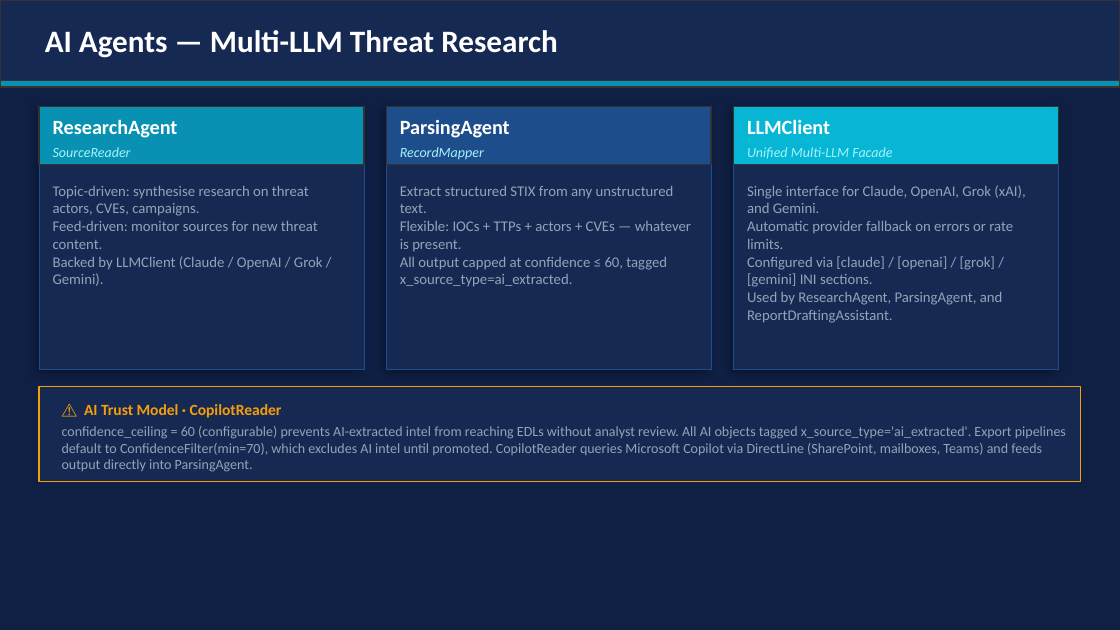
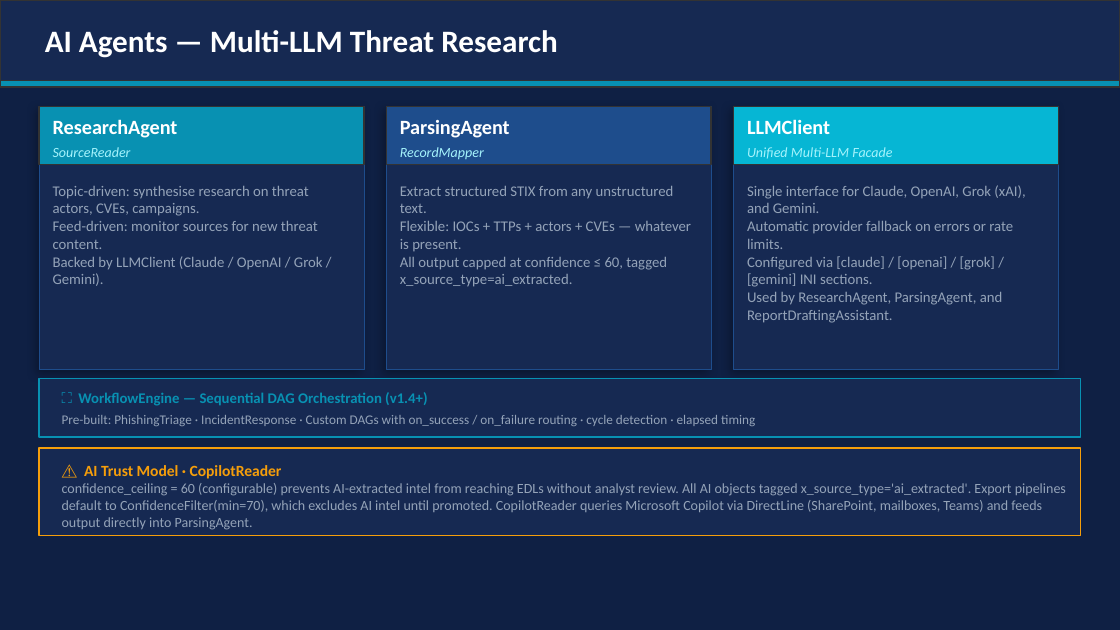
Before and after one commit to wrhalpin/GNAT, a slide deck: slide 9 of GNAT-Presentation.pptx. Drawn at 1120x630 pixels with LibreOffice and Linux fonts; fonts in the diff are those of the drawing. Boxes give left, top, right and bottom in pixels: in the first picture for what was removed or moved away, otherwise in the second. Text is boxed around its words. In the diff, an @@ line names an element or a change of style, - is before the commit and + after.

```diff
--- a/GNAT-Presentation.pptx
+++ b/GNAT-Presentation.pptx
@@ rectangle: place and size @@
-rectangle at [39, 386, 1081, 482]
+rectangle at [39, 379, 1081, 437]
@@ rectangle at [39, 379, 1081, 437]: outline #F59E0B 1 pt to #0891B2 1 pt @@
@@ text added at [62, 415, 755, 426], 8.5 pt, text #94A3B8 @@
+Pre-built: PhishingTriage · IncidentResponse · Custom DAGs with on_success / on_failure routing · cycle detection · elapsed timing
@@ text added at [78, 392, 427, 406], 9.5 pt, text #0891B2, bold @@
+⛶ WorkflowEngine — Sequential DAG Orchestration (v1.4+)
@@ rectangle added at [39, 448, 1081, 535], fill #162952, outline #F59E0B 1 pt @@
@@ text "⚠ AI Trust Model · ...": place and size @@
-text "⚠ AI Trust Model · ..." at [84, 404, 282, 418]
+text "⚠ AI Trust Model · ..." at [84, 465, 282, 479]
@@ text "confidence_ceiling = 60 (configurable) prevents ...": place and size @@
-text "confidence_ceiling = 60 (configurable) prevents ..." at [62, 426, 1066, 472]
+text "confidence_ceiling = 60 (configurable) prevents ..." at [62, 483, 1066, 530]
```
Also in this commit, not shown: 8 other slides changed, 5 slides added, 3 other files.
